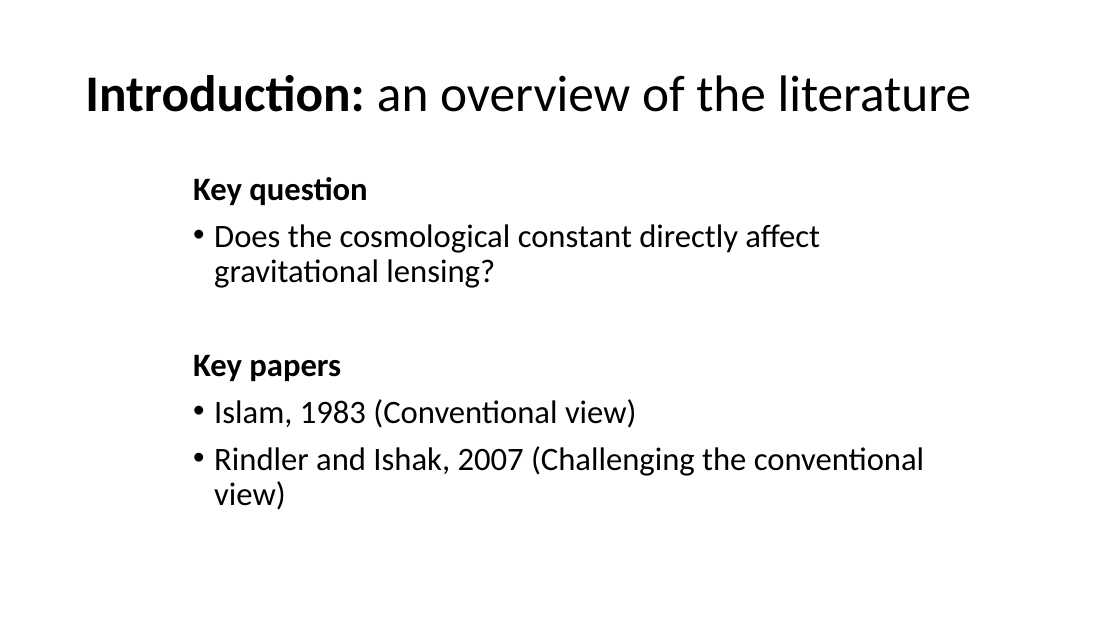
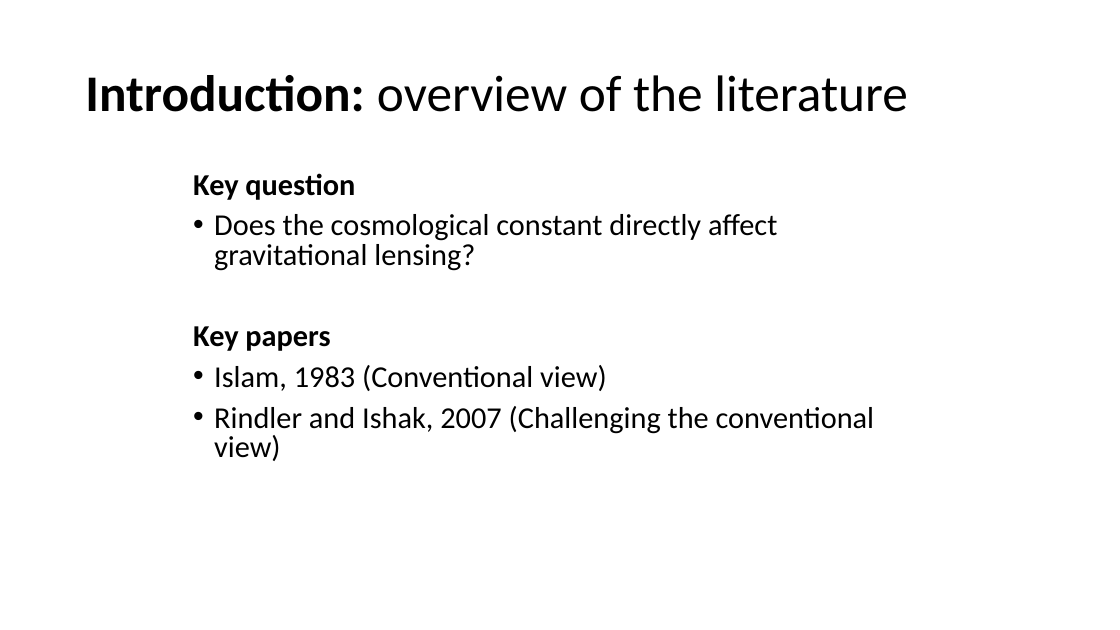
Before and after one commit to lingxz/lightbending, a slide deck: slide 3 of presentation2.pptx. Drawn at 1120x630 pixels with LibreOffice and Linux fonts; fonts in the diff are those of the drawing. Boxes give left, top, right and bottom in pixels: in the first picture for what was removed or moved away, otherwise in the second. Text is boxed around its words. In the diff, an @@ line names an element or a change of style, - is before the commit and + after.

```diff
--- a/presentation2.pptx
+++ b/presentation2.pptx
@@ title at <box>85,75,908,112</box>: text changed @@
-Introduction: an overview of the literature
+Introduction: overview of the literature
@@ text "Key question" at <box>193,173,874,461</box>: size 28 to 26 pt; line spacing 0.9 to 0.8 @@
```
Also in this commit, not shown: 11 other slides changed, 17 slides added, 6 other files.
